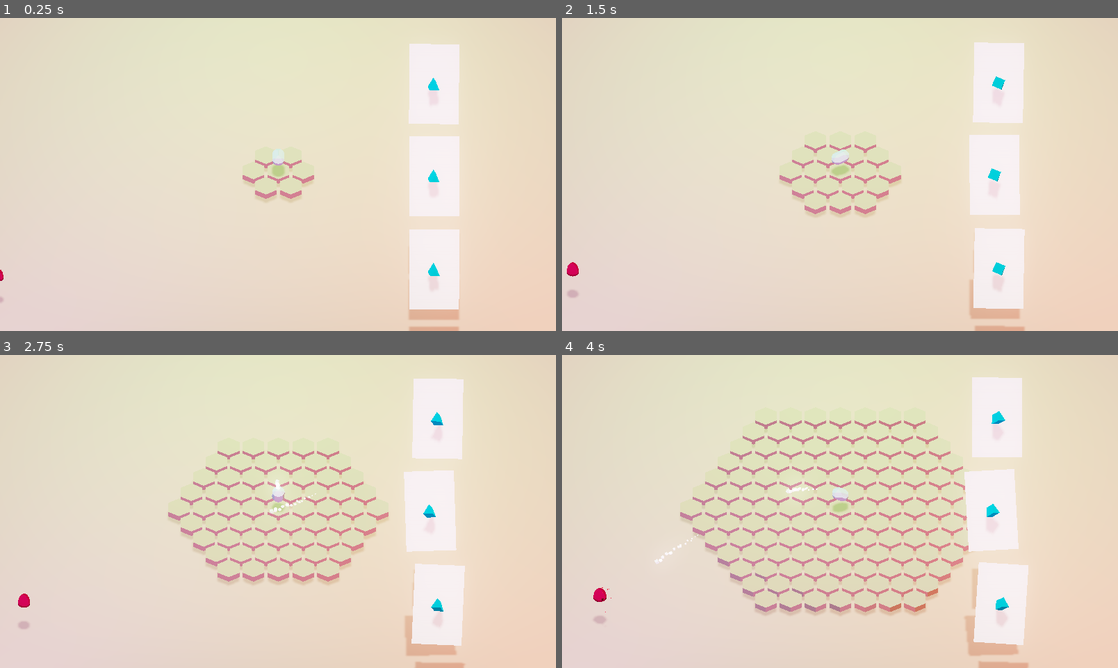
Above: before the commit, frames 1-4 (two rows, left to right).
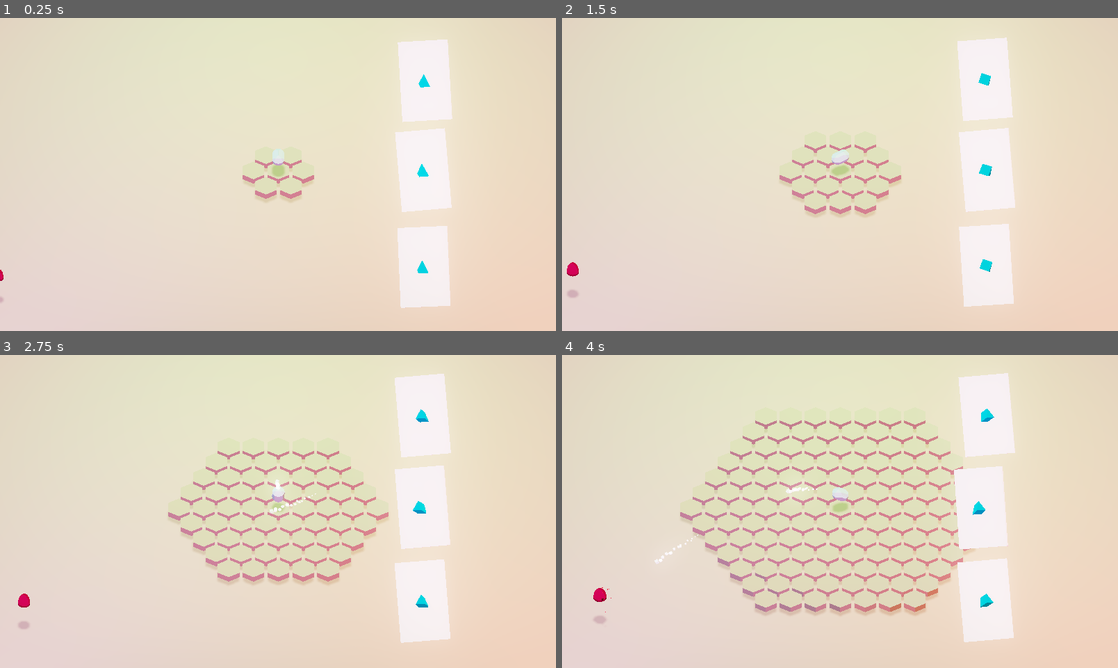
Above: after the commit, the same moments.

Repository: Trixxo/3dpix
Game: Godot game, scene res://Main.tscn
Two runs of this game, one before a commit and one after it. Both use one fixed random seed, a clock stepped at 60 frames per second and the inputs below.
Inputs (mouse positions are in pixels of both pictures, inside the frame that each line leads up to):
- Up to frame 1 (0.25 s): no input
- Up to frame 2 (1.5 s): tap Enter at 0.5 s; move the mouse to (962, 158) at 0.52 s; press the mouse at (962, 158) at 0.53 s; tap Space at 0.77 s; move the mouse to (728, 190) at 1.27 s; release the mouse at (728, 190) at 1.28 s; click (728, 190) at 1.35 s
- Up to frame 3 (2.75 s): tap Space at 1.52, 2 s; move the mouse to (333, 442) at 2.02 s; press the mouse at (333, 442) at 2.03 s
- Up to frame 4 (4 s): move the mouse to (812, 574) at 2.77 s; release the mouse at (812, 574) at 2.78 s; click (812, 574) at 2.85 s; tap Space at 3.02, 3.77 s; move the mouse to (1006, 558) at 3.52 s; press the mouse at (1006, 558) at 3.53 s

The runs differ from the first frame. In frame 1, 4.0% of the frame differs, in the area x 71-83%, y 6-100%; in frame 2, 4.4%; in frame 3, 4.8%, in the area x 71-84%, y 6-100%; in frame 4, 4.6%.

Commit message:
refactor cards

Diff:
--- a/Main.tscn
+++ b/Main.tscn
@@ -50,7 +50,7 @@
 size = 50.0
 
 [node name="UI" parent="." instance=ExtResource( 5 )]
-transform = Transform( 1, 0, 0, 0, 0.707107, 0.707107, 0, -0.707107, 0.707107, 0, 27.1716, 27.1716 )
+transform = Transform( 1, 0, 0, 0, 0.707107, 0.707107, 0, -0.707107, 0.707107, 23.0206, 21.8415, 21.8415 )
 
 [node name="MainTower" parent="." instance=ExtResource( 7 )]
 transform = Transform( 1, 0, 0, 0, 1, 0, 0, 0, 1, 0, 4, 0 )
--- a/UI/Card.gd
+++ b/UI/Card.gd
@@ -1,6 +1,8 @@
 extends MeshInstance
 
 var idle_movement_factor = 0 + randf() * PI
+var idle_movement_speed = 0.4 + randf() * 0.1
+onready var initial_y = transform.origin.y
 onready var camera = $'../../Camera'
 onready var initial_scale = scale
 
@@ -12,9 +14,11 @@
     var _e3 = $Area.connect("input_event", self, "_area_input_event")
 
 func _process(dt):
-    idle_movement_factor += dt / 2
-    transform = transform.translated(Vector3(dt * 0.5 * sin(3 * sin(idle_movement_factor)), dt * 0.2 * sin(0.3 + idle_movement_factor * 0.5), 0))
-    rotate_object_local(Vector3.FORWARD, dt * 0.02 * sin(0.2 + idle_movement_factor))
+    idle_movement_factor += idle_movement_speed * dt
+    transform.origin.x = 0.5 * sin(3 * sin(idle_movement_factor))
+    transform.origin.y = initial_y + sin(0.3 + idle_movement_factor * 0.5)
+    self.rotation_degrees.z = 5 * sin(0.4 + idle_movement_factor * 0.5)
+    self.rotation_degrees.y = -10 + 10 * sin(0.2 + idle_movement_factor)
 
     $Preview.rotate(Vector3.UP, dt)
 
@@ -27,4 +31,3 @@
 func _area_input_event(_cam, event, _position, _normal, _shape_index):
     if event.is_action_released("game_select"):
         emit_signal("click")
-        $"/root/Node2D/HexGrid".start_building_tower($Preview)
--- a/UI/Card.tscn
+++ b/UI/Card.tscn
@@ -2,22 +2,18 @@
 
 [ext_resource path="res://Tower/PrismTower.tscn" type="PackedScene" id=1]
 [ext_resource path="res://UI/Card.gd" type="Script" id=2]
+[ext_resource path="res://UI/CardMat.tres" type="Material" id=3]
 
-[sub_resource type="SpatialMaterial" id=3]
-resource_local_to_scene = true
-params_diffuse_mode = 4
-params_specular_mode = 3
-albedo_color = Color( 1.2, 1.2, 1.2, 1 )
-
-[sub_resource type="QuadMesh" id=2]
-material = SubResource( 3 )
-size = Vector2( 10, 16 )
+[sub_resource type="CubeMesh" id=5]
+material = ExtResource( 3 )
+size = Vector3( 10, 16, 0.5 )
 
 [sub_resource type="BoxShape" id=4]
 extents = Vector3( 5, 8, 0.5 )
 
 [node name="Card" type="MeshInstance"]
-mesh = SubResource( 2 )
+cast_shadow = 0
+mesh = SubResource( 5 )
 material/0 = null
 script = ExtResource( 2 )
 
@@ -28,9 +24,9 @@
 monitorable = false
 
 [node name="CollisionShape" type="CollisionShape" parent="Area"]
-transform = Transform( 1, 0, 0, 0, 1, 0, 0, 0, 1, 0, 0, 0.5 )
 shape = SubResource( 4 )
 
 [node name="Preview" parent="." instance=ExtResource( 1 )]
 transform = Transform( 2, 0, 0, 0, 1.85543, -0.746591, 0, 0.746591, 1.85543, 0, 0, 1.83024 )
+cast_shadow = 0
 script = null
--- /dev/null
+++ b/UI/CardMat.tres
@@ -0,0 +1,7 @@
+[gd_resource type="SpatialMaterial" format=2]
+
+[resource]
+resource_local_to_scene = true
+params_diffuse_mode = 4
+params_specular_mode = 3
+albedo_color = Color( 1.2, 1.2, 1.2, 1 )
--- a/UI/UI.tscn
+++ b/UI/UI.tscn
@@ -7,10 +7,10 @@
 script = ExtResource( 2 )
 
 [node name="Card" parent="." instance=ExtResource( 1 )]
-transform = Transform( 0.8, 0, 0, 0, 0.8, 0, 0, 0, 1, 24.9131, -15.1379, 0 )
+transform = Transform( 0.8, 0, 0, 0, 0.8, 0, 0, 0, 1, 0, -15.138, 0 )
 
 [node name="Card2" parent="." instance=ExtResource( 1 )]
-transform = Transform( 0.8, 0, 0, 0, 0.8, 0, 0, 0, 1, 24.9131, -0.215212, 0 )
+transform = Transform( 0.8, 0, 0, 0, 0.8, 0, 0, 0, 1, 0, -0.215, 0 )
 
 [node name="Card3" parent="." instance=ExtResource( 1 )]
-transform = Transform( 0.8, 0, 0, 0, 0.8, 0, 0, 0, 1, 24.9131, 14.4948, 0 )
+transform = Transform( 0.8, 0, 0, 0, 0.8, 0, 0, 0, 1, 0, 14.495, 0 )
